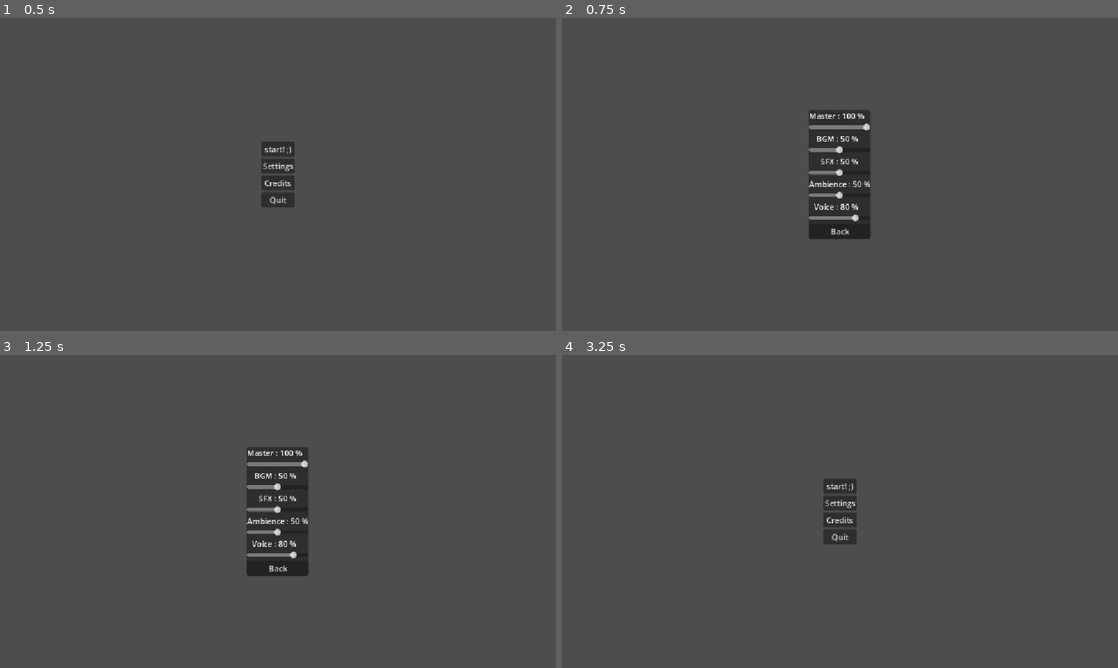
Above: before the commit, frames 1-4 (two rows, left to right).
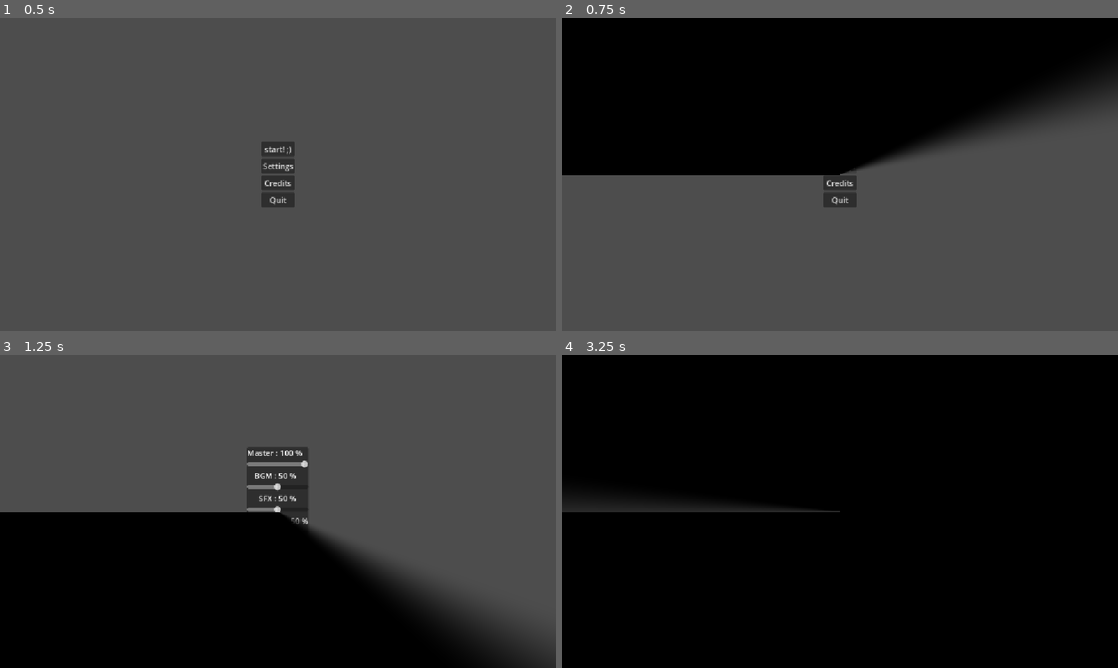
Above: after the commit, the same moments.

Repository: vhoyer/ludum_dare_60
Game: Godot game, scene res://stages/main_menu/main_menu.tscn
The game is run twice, just before and just after one commit, with the same random seed, the same clock (stepped at 60 frames per second) and the same inputs.
Inputs (mouse positions are in pixels of both pictures, inside the frame that each line leads up to):
- Up to frame 1 (0.5 s): no input
- Up to frame 2 (0.75 s): click "Settings" at 0.5 s
- Up to frame 3 (1.25 s): no input
- Up to frame 4 (3.25 s): move the mouse to (962, 495) at 1.27 s; hold Right (ui_right) 1.28-2.03 s; tap K at 1.35, 2.1 s; click (962, 495) at 1.42 s; tap Enter at 2 s; move the mouse to (728, 527) at 2.02 s; hold Down (ui_down) 2.03-2.75 s; click "Back" at 2.75 s

Frame 1 is identical in both runs. In frame 2, 46% of the frame differs, in the area x 0-100%, y 0-71%; in frame 3, 39%; in frame 4, 100%, in the area x 0-100%, y 0-100%.

Commit message:
✨ Use stage manager to switch scenes

Diff:
--- a/stages/credits/back_button.gd
+++ b/stages/credits/back_button.gd
@@ -3,4 +3,4 @@
 
 func _on_pressed():
 	AudioEventBus.instance.audio_requested.emit(AudioEventBus.Id.BUTTON_PRESSED)
-	get_tree().change_scene_to_file("res://stages/main_menu/main_menu.tscn")
+	StageManager.push_stage("res://stages/main_menu/main_menu.tscn")
--- a/stages/main_menu/credits_button.gd
+++ b/stages/main_menu/credits_button.gd
@@ -2,4 +2,4 @@
 
 
 func _on_pressed():
-	get_tree().change_scene_to_file("res://stages/credits/credits.tscn")
+	StageManager.push_stage("res://stages/credits/credits.tscn")
--- a/stages/main_menu/settings_button.gd
+++ b/stages/main_menu/settings_button.gd
@@ -2,4 +2,4 @@
 
 
 func _on_pressed():
-	get_tree().change_scene_to_file("res://stages/settings_menu/settings_menu.tscn")
+	StageManager.push_stage("res://stages/settings_menu/settings_menu.tscn")
--- a/stages/settings_menu/settings_menu.gd
+++ b/stages/settings_menu/settings_menu.gd
@@ -1,4 +1,4 @@
 extends Control
 
 func _on_settings_menu_content_button_back_pressed():
-	get_tree().change_scene_to_file("res://stages/main_menu/main_menu.tscn")
+	StageManager.push_stage("res://stages/main_menu/main_menu.tscn")
